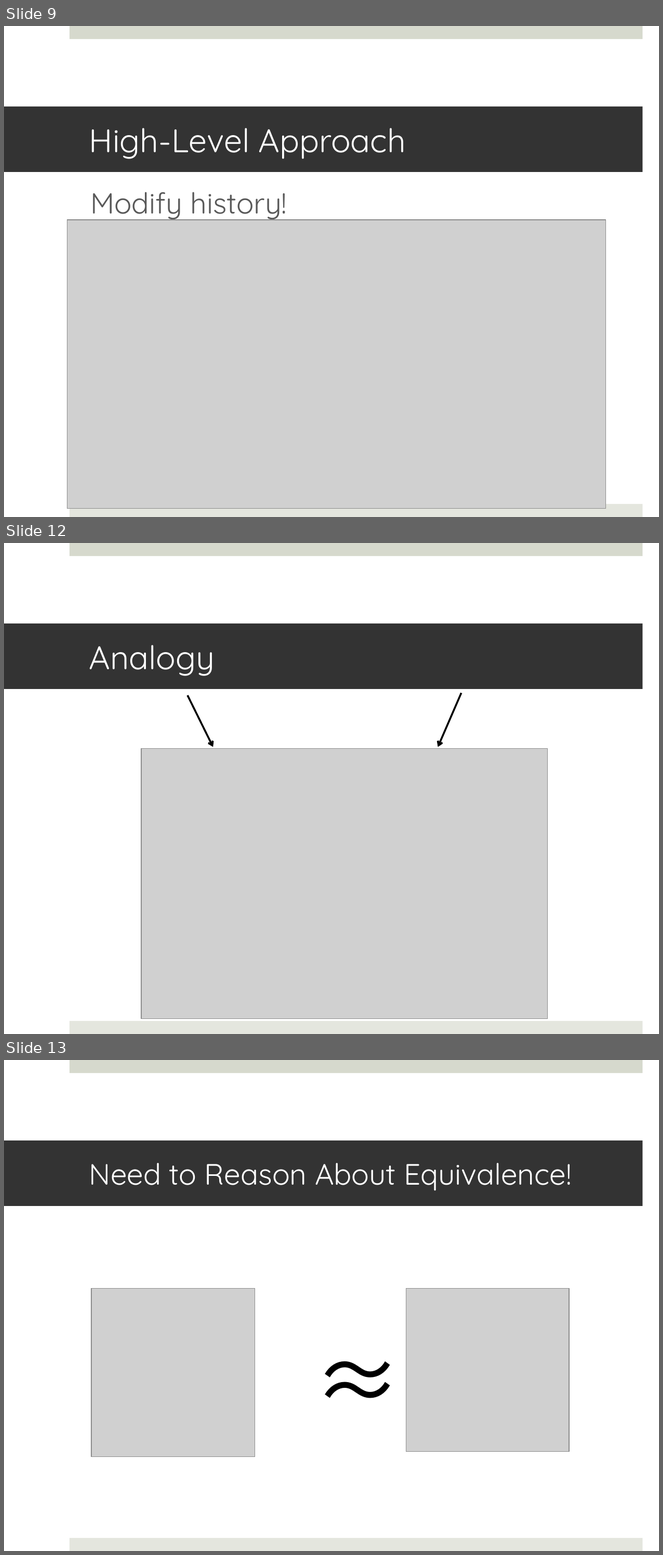
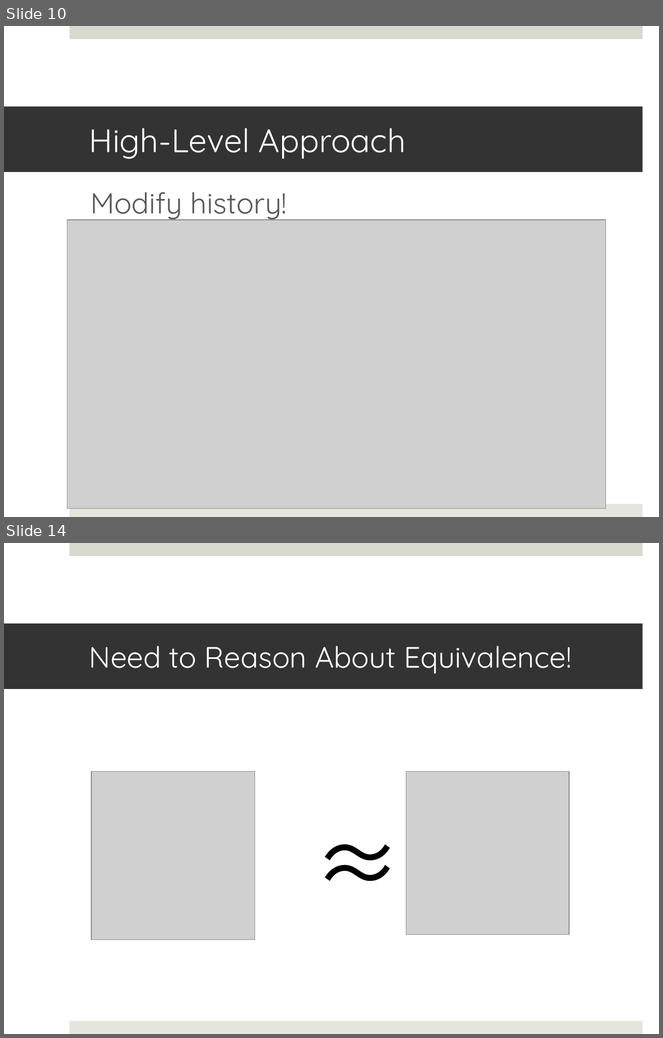
Before and after one commit to colin-scott/Talks, a slide deck: visitday_2013/selectiverecall.pptx. Shown one above the other, each under a label of ours: slides 9, 12 and 13 before the commit, slides 10 and 14 after it; the slides between them are not shown. The pictures are 663x1555 and 663x1038 pixels, drawn with LibreOffice and Linux fonts; fonts in the diff are those of the drawing; grey boxes stand for pictures. Boxes give left, top, right and bottom in pixels: in the first picture for what was removed or moved away, otherwise in the second. Text is boxed around its words. In the diff, an @@ line names an element or a change of style, - is before the commit and + after.

```diff
--- a/visitday_2013/selectiverecall.pptx
+++ b/visitday_2013/selectiverecall.pptx
@@ slide 12 removed at [4, 543, 659, 1034], background #FFFFFF; not listed: 2 template elements that a slide beside it also shows @@
@@ title removed at [4, 624, 643, 689] @@
-Analogy
@@ arrow removed from (188, 696) to (213, 747) @@
@@ arrow removed from (461, 693) to (438, 747) @@
@@ picture removed at [142, 749, 548, 1019] @@
@@ what was slide 9 is now slide 10 @@
@@ what was slide 13 is now slide 14 @@
```
Also in this commit, not shown: 4 slides changed, 5 slides added, 2 other slides removed, 1 other file.
